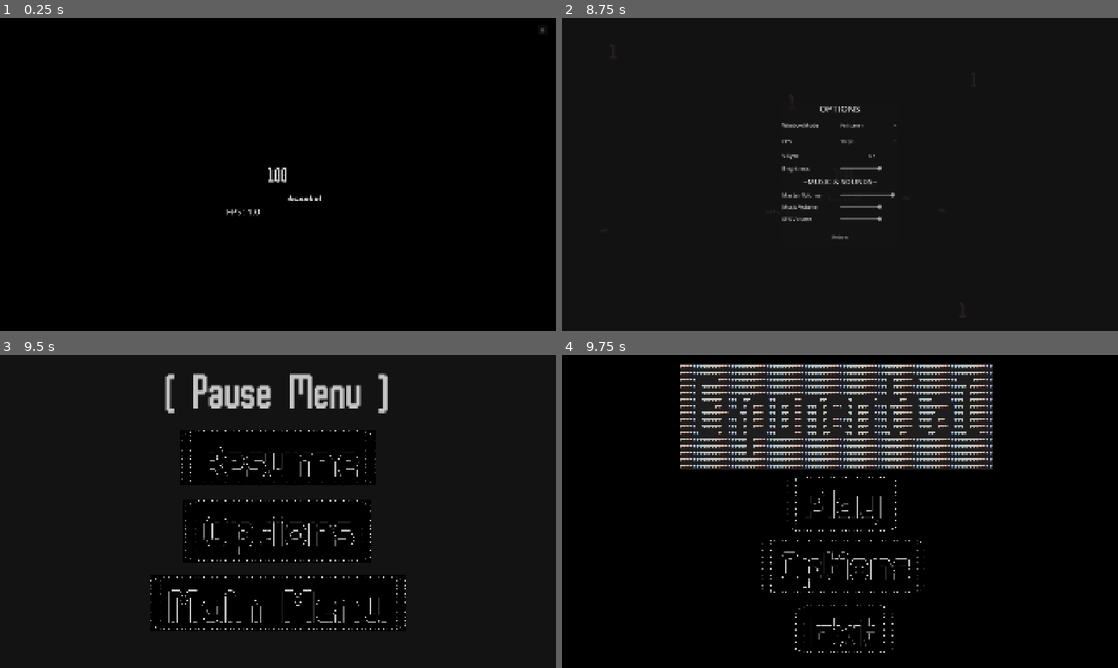
Above: before the commit, frames 1-4 (two rows, left to right).
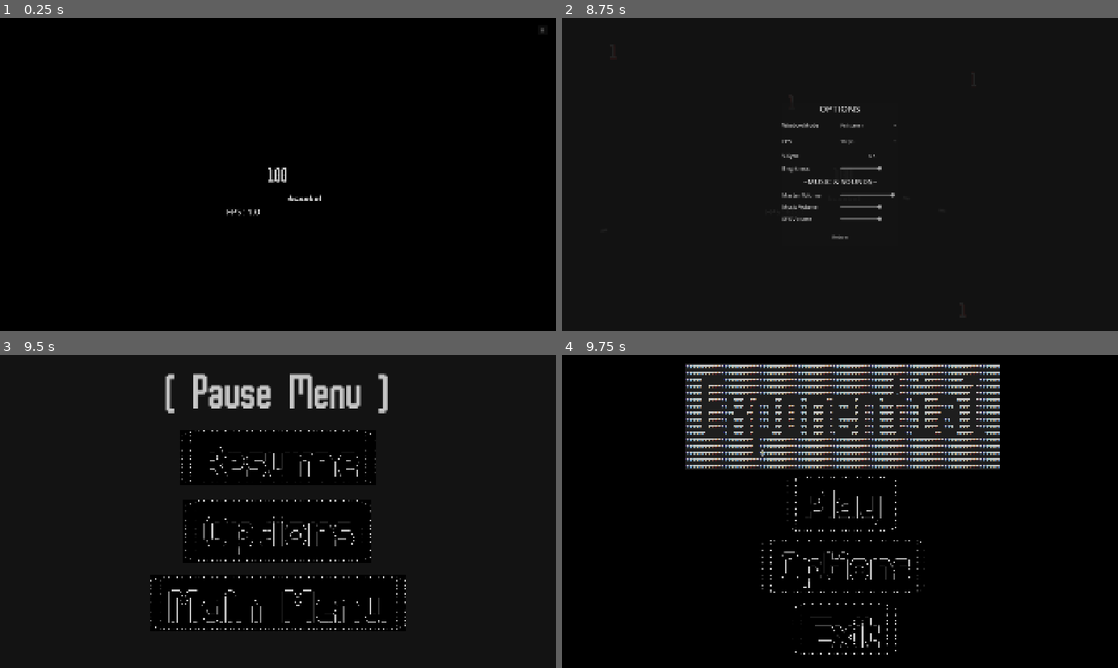
Above: after the commit, the same moments.

Repository: emon22830/KL20
Game: Godot game, scene res://src/main/main.tscn
The game is run twice, just before and just after one commit, with the same random seed, the same clock (stepped at 60 frames per second) and the same inputs. The engine's default icon, where the game draws it, is replaced by a stand-in: a white triangle on a blue panel in a dark square.
Inputs (mouse positions are in pixels of both pictures, inside the frame that each line leads up to):
- Up to frame 1 (0.25 s): no input
- Up to frame 2 (8.75 s): click "II" at 0.5 s; click (840, 121) at 1.25 s; tap Enter (ui_accept) at 2, 2.27, 5.27 s; move the mouse to (962, 158) at 2.02 s; press the mouse at (962, 158) at 2.03 s; hold D (move_right) 2.03-2.75 s; release the mouse at (962, 158) at 2.75 s; drag from (728, 190) to (845, 174) at 2.77 s; move the mouse to (895, 105) at 3.52 s; press the mouse at (895, 105) at 3.53 s; hold A (move_left) 3.53-4.25 s; release the mouse at (895, 105) at 4.25 s; drag from (812, 237) to (628, 218) at 4.27 s; move the mouse to (1006, 221) at 5.02 s; press the mouse at (1006, 221) at 5.03 s; hold D (move_right) 5.03-5.75 s; tap Escape (pause) at 5.65 s; release the mouse at (1006, 221) at 5.75 s; click (840, 193) at 5.75 s; click "Windowed" at 6.5 s; click "30 fps" at 7.25 s; click "On" at 8 s
- Up to frame 3 (9.5 s): click "Return" at 8.75 s
- Up to frame 4 (9.75 s): click (840, 602) at 9.5 s

Frames 1-3 are identical in both runs. In frame 4, 6.7% of the frame differs, in the area x 21-79%, y 2-96%.

Commit message:
Added juice ui

Diff:
--- a/src/mainmenu/main_menu.tscn
+++ b/src/mainmenu/main_menu.tscn
@@ -4,6 +4,7 @@
 [ext_resource type="PackedScene" uid="uid://d05o8woarffm3" path="res://src/ui/options/options.tscn" id="2_u17xg"]
 [ext_resource type="Texture2D" uid="uid://c2uv1y42cdt3d" path="res://asset/ascii-art/play.png" id="3_p1ij0"]
 [ext_resource type="Texture2D" uid="uid://blho3d1tp76s0" path="res://asset/test/final1.png" id="3_tggik"]
+[ext_resource type="Script" uid="uid://dkpp74oeamh8q" path="res://src/ui/button_animation.gd" id="4_7seqg"]
 [ext_resource type="Texture2D" uid="uid://b35eow7vagmf" path="res://asset/ascii-art/options.png" id="4_nqbv2"]
 [ext_resource type="Texture2D" uid="uid://b46pd2iwe7rpl" path="res://asset/ascii-art/exit.png" id="5_7seqg"]
 
@@ -18,7 +19,7 @@
 script = ExtResource("1_pfhkm")
 
 [node name="MainTitle" type="Sprite2D" parent="." unique_id=200785849]
-position = Vector2(947, 213)
+position = Vector2(968, 213)
 texture = ExtResource("3_tggik")
 
 [node name="Play" type="Button" parent="." unique_id=1761478992]
@@ -33,6 +34,7 @@
 offset_transform_scale = Vector2(0.755, 0.755)
 icon = ExtResource("3_p1ij0")
 flat = true
+script = ExtResource("4_7seqg")
 
 [node name="Options" type="Button" parent="." unique_id=649768266]
 layout_mode = 0
@@ -46,6 +48,7 @@
 offset_transform_scale = Vector2(0.755, 0.755)
 icon = ExtResource("4_nqbv2")
 flat = true
+script = ExtResource("4_7seqg")
 
 [node name="Exit" type="Button" parent="." unique_id=576317864]
 layout_mode = 0
@@ -60,6 +63,7 @@
 icon = ExtResource("5_7seqg")
 flat = true
 icon_alignment = 1
+script = ExtResource("4_7seqg")
 
 [node name="OptionsMenu" parent="." unique_id=773503458 instance=ExtResource("2_u17xg")]
 visible = false
--- /dev/null
+++ b/src/ui/button_animation.gd
@@ -0,0 +1,34 @@
+extends Button
+
+@export var hover_scale := 1.08
+@export var press_scale := 0.94
+@export var duration := 0.12
+
+func _ready():
+
+	resized.connect(_update_pivot)
+	_update_pivot()
+
+	mouse_entered.connect(_on_hover)
+	mouse_exited.connect(_on_exit)
+	button_down.connect(_on_down)
+	button_up.connect(_on_up)
+
+func _on_hover():
+	create_tween().set_trans(Tween.TRANS_BACK).set_ease(Tween.EASE_OUT) \
+		.tween_property(self, "scale", Vector2.ONE * hover_scale, duration)
+
+func _on_exit():
+	create_tween().set_trans(Tween.TRANS_QUAD).set_ease(Tween.EASE_OUT) \
+		.tween_property(self, "scale", Vector2.ONE, duration)
+
+func _on_down():
+	create_tween().set_trans(Tween.TRANS_QUAD).set_ease(Tween.EASE_OUT) \
+		.tween_property(self, "scale", Vector2.ONE * press_scale, 0.06)
+
+func _on_up():
+	create_tween().set_trans(Tween.TRANS_BACK).set_ease(Tween.EASE_OUT) \
+		.tween_property(self, "scale", Vector2.ONE * hover_scale, 0.12)
+
+func _update_pivot():
+	pivot_offset = size / 2.0
--- a/src/ui/pause_menu/pause_menu.tscn
+++ b/src/ui/pause_menu/pause_menu.tscn
@@ -4,6 +4,7 @@
 [ext_resource type="FontFile" uid="uid://d3itg5u8xvefx" path="res://asset/font/AvenuePixel-Regular.otf" id="2_qrgyy"]
 [ext_resource type="PackedScene" uid="uid://d05o8woarffm3" path="res://src/ui/options/options.tscn" id="2_u4p1g"]
 [ext_resource type="Texture2D" uid="uid://b76ko743uc4p7" path="res://asset/ascii-art/resume.png" id="3_dh0hx"]
+[ext_resource type="Script" uid="uid://dkpp74oeamh8q" path="res://src/ui/button_animation.gd" id="4_dh0hx"]
 [ext_resource type="Texture2D" uid="uid://b35eow7vagmf" path="res://asset/ascii-art/options.png" id="4_t4fdi"]
 [ext_resource type="Texture2D" uid="uid://b1nh2h5r542di" path="res://asset/ascii-art/main menu.png" id="5_kaxfe"]
 
@@ -84,6 +85,7 @@
 icon = ExtResource("3_dh0hx")
 flat = true
 icon_alignment = 1
+script = ExtResource("4_dh0hx")
 
 [node name="OptionButton" type="Button" parent="PauseOverlay/CenterContainer/PausePanel/VBoxContainer" unique_id=976970949]
 layout_mode = 2
@@ -94,6 +96,7 @@
 icon = ExtResource("4_t4fdi")
 flat = true
 icon_alignment = 1
+script = ExtResource("4_dh0hx")
 
 [node name="MainMenu" type="Button" parent="PauseOverlay/CenterContainer/PausePanel/VBoxContainer" unique_id=1938348470]
 layout_mode = 2
@@ -103,6 +106,7 @@
 theme_override_font_sizes/font_size = 1
 icon = ExtResource("5_kaxfe")
 icon_alignment = 1
+script = ExtResource("4_dh0hx")
 
 [node name="Options" parent="." unique_id=773503458 instance=ExtResource("2_u4p1g")]
 visible = false
Not shown, added: src/ui/button_animation.gd.uid
